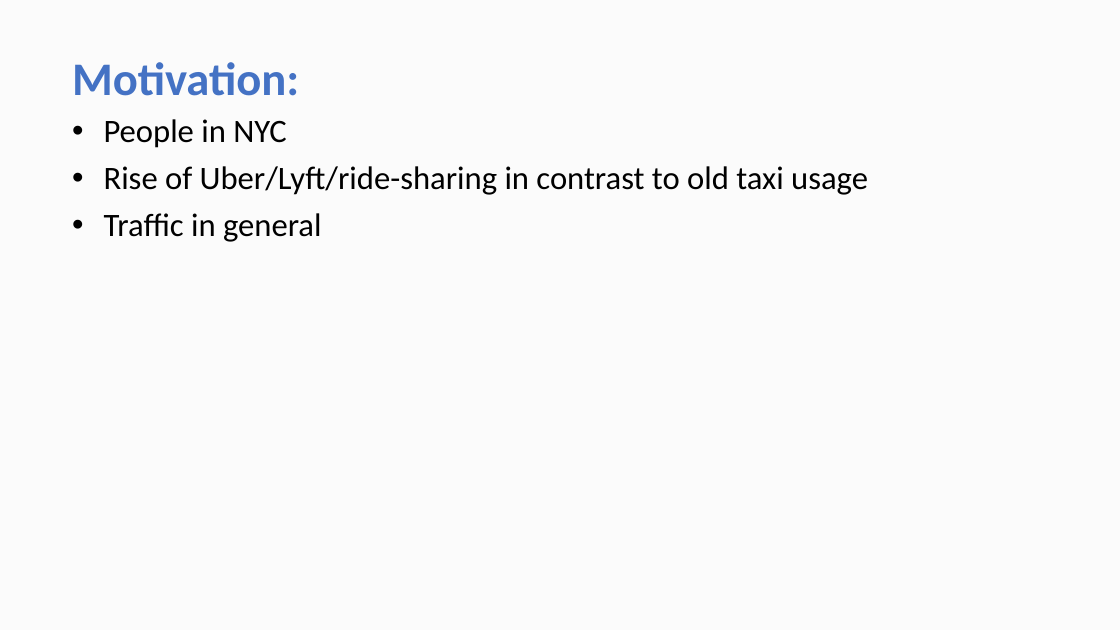
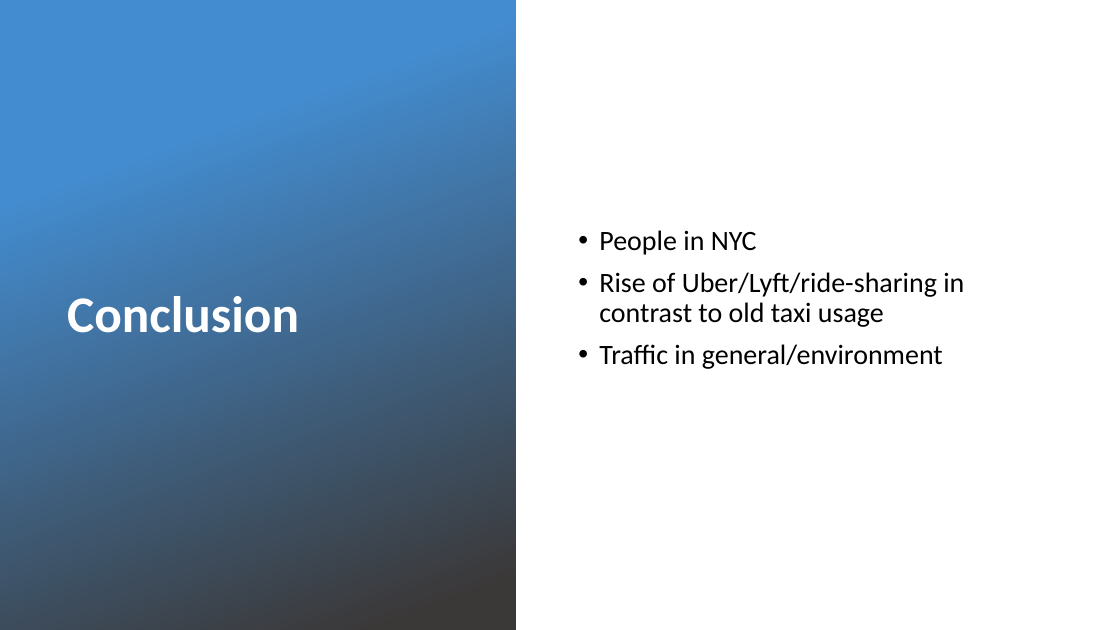
Before and after one commit to ContextLab/storytelling-with-data, a slide deck: slide 18 of data-stories/uber-nyc/UBER Presentation.pptx (slide 2 before the commit). Drawn at 1120x630 pixels with LibreOffice and Linux fonts; fonts in the diff are those of the drawing; background and template pictures are left out. Boxes give left, top, right and bottom in pixels: in the first picture for what was removed or moved away, otherwise in the second. Text is boxed around its words. In the diff, an @@ line names an element or a change of style, - is before the commit and + after.

```diff
--- a/data-stories/uber-nyc/UBER Presentation.pptx
+++ b/data-stories/uber-nyc/UBER Presentation.pptx
@@ background #FBFBFB to picture (left out) @@
@@ rectangle added at bbox=[0, 0, 516, 630], fill gradient #438CCF to #3B3838 @@
@@ title removed at bbox=[72, 62, 299, 96] @@
-Motivation:
@@ text "People in NYC": place and size @@
-text "People in NYC" at bbox=[104, 119, 868, 242]
+text "People in NYC" at bbox=[599, 230, 964, 369]
@@ text "People in NYC" at bbox=[599, 230, 964, 369]: vertical alignment top to middle @@
@@ text at bbox=[599, 230, 964, 327]: size 28 to 24 pt in "People in NYC", "Rise of Uber/Lyft/ride-sharing in contrast to old ..."; indent changed @@
@@ title added at bbox=[67, 296, 299, 333], 44 pt, text #FFFFFF, bold @@
+Conclusion
@@ text at bbox=[599, 344, 943, 369]: text changed; size 28 to 24 pt @@
-• Traffic in general
+• Traffic in general/environment
```
Also in this commit, not shown: 2 other slides changed, 13 slides added, 2 slides removed, 2 other files.
